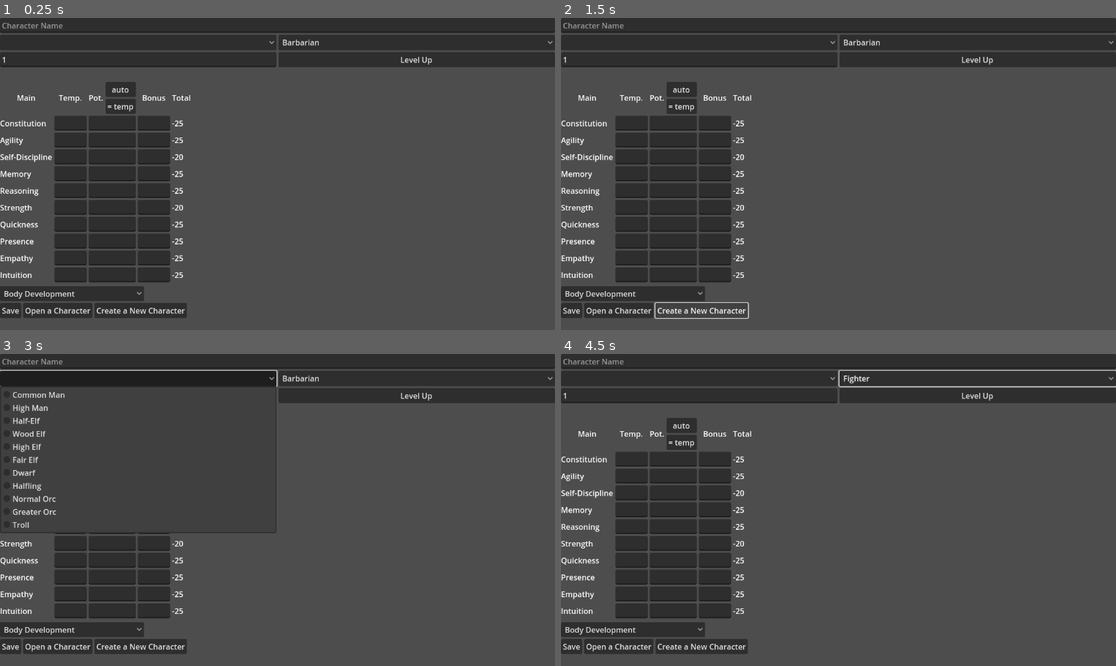
Above: before the commit, frames 1-4 (two rows, left to right).
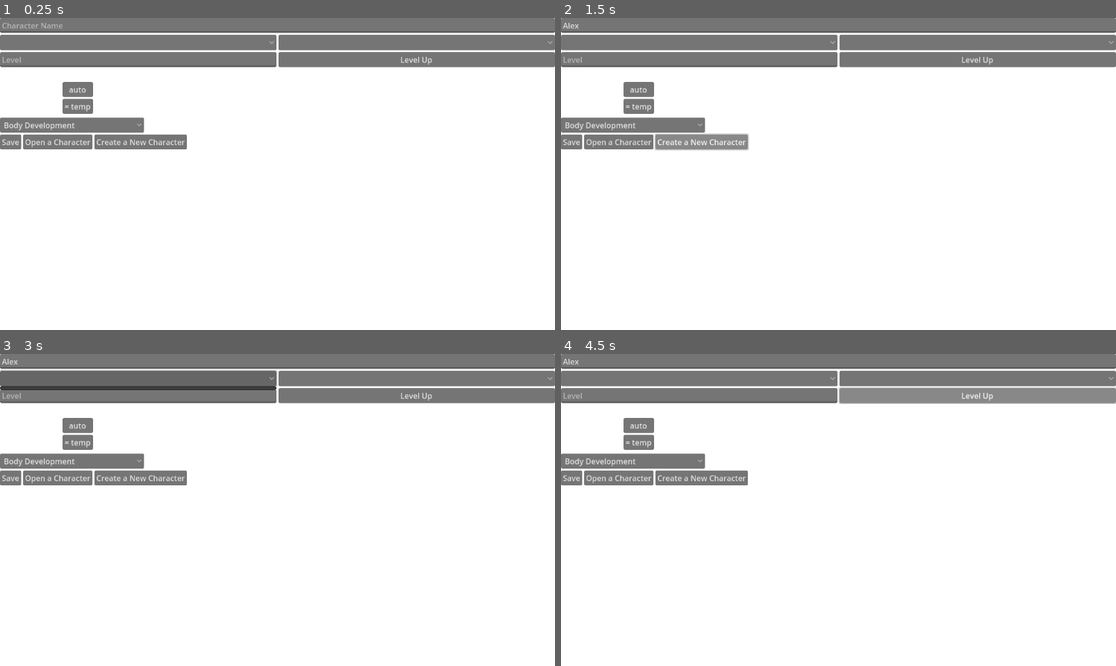
Above: after the commit, the same moments.

Repository: the-alex-g/RMCalculator
Game: Godot game, scene res://main/main.tscn
The game is run twice, just before and just after one commit, with the same random seed, the same clock (stepped at 60 frames per second) and the same inputs.
Inputs (mouse positions are in pixels of both pictures, inside the frame that each line leads up to):
- Up to frame 1 (0.25 s): no input
- Up to frame 2 (1.5 s): click (838, 24) at 0.52 s; type "Alex" at 0.6 s; click "Create a New Character" at 1.25 s
- Up to frame 3 (3 s): click "Create a New Character" at 2 s; click (138, 378) at 2.75 s
- Up to frame 4 (4.5 s): click (977, 378) at 3.5 s; click "Level Up" at 4.25 s

The runs differ from the first frame. In frame 1, 100% of the frame differs, in the area x 0-100%, y 0-100%; in frame 2, 100%; in frame 3, 99%; in frame 4, 100%.
Error after the commit: Parse Error: Could not find type "Hits" in the current scope. (res://main/main.gd:25)

Commit message:
Add good things

Diff:
--- a/project/characters/nuquerna.cfg
+++ b/project/characters/nuquerna.cfg
@@ -57,6 +57,15 @@
 level=22
 class="Scholar"
 
+[languages]
+
+"Westron"=Vector2i(8,9)
+"Numenorean"=Vector2i(8,9)
+"Quenya"=Vector2i(3,7)
+"Sindarin"=Vector2i(8,9)
+"Deep Hobbit"=Vector2i(3,5)
+"Dwarvish"=Vector2i(2,2)
+
 [skills]
 
 "Stone Crafts"={
--- a/project/main/main.gd
+++ b/project/main/main.gd
@@ -22,6 +22,7 @@
 @onready var _log_label : Label = $VBoxContainer/CharacterOptions/LogLabel
 @onready var _level_field : LineEdit = $VBoxContainer/CharacterOptions/Level
 @onready var _level_up_button : Button = $VBoxContainer/CharacterOptions/LevelUpButton
+@onready var _hits : Hits = $VBoxContainer/Hits
 
 
 func _ready() -> void:
@@ -184,3 +185,7 @@
 
 func _on_skill_container_dev_points_updated(new_dev_points: int) -> void:
 	_dev_point_label.text = "Dev Points: %d" % [new_dev_points]
+
+
+func _on_skill_container_body_dev_upgraded(new_rank: int, bonus: int) -> void:
+	_hits.upgrade(new_rank, bonus)
--- a/project/main/main.tscn
+++ b/project/main/main.tscn
@@ -1,7 +1,8 @@
-[gd_scene load_steps=4 format=3 uid="uid://ow1w02rwdu84"]
+[gd_scene load_steps=5 format=3 uid="uid://ow1w02rwdu84"]
 
 [ext_resource type="Script" path="res://main/main.gd" id="1_3b87w"]
 [ext_resource type="PackedScene" uid="uid://bqubu18xo2tn7" path="res://stat_field/stat_field.tscn" id="1_nyn8g"]
+[ext_resource type="PackedScene" uid="uid://dnt4dwboaj4p6" path="res://hits.tscn" id="3_7kav7"]
 [ext_resource type="PackedScene" uid="uid://bvqc8fn7bmm6k" path="res://skills/skill_container.tscn" id="3_rcuqh"]
 
 [node name="Main" type="ScrollContainer"]
@@ -53,6 +54,9 @@
 [node name="StatField" parent="VBoxContainer" instance=ExtResource("1_nyn8g")]
 layout_mode = 2
 
+[node name="Hits" parent="VBoxContainer" instance=ExtResource("3_7kav7")]
+layout_mode = 2
+
 [node name="SkillContainer" parent="VBoxContainer" instance=ExtResource("3_rcuqh")]
 layout_mode = 2
 
@@ -80,6 +84,7 @@
 [connection signal="text_changed" from="VBoxContainer/CharacterOptions/Level" to="." method="_on_level_text_changed"]
 [connection signal="pressed" from="VBoxContainer/CharacterOptions/LevelUpButton" to="." method="_on_level_up_button_pressed"]
 [connection signal="bonuses_changed" from="VBoxContainer/StatField" to="." method="_on_stat_field_bonuses_changed"]
+[connection signal="body_dev_upgraded" from="VBoxContainer/SkillContainer" to="." method="_on_skill_container_body_dev_upgraded"]
 [connection signal="dev_points_updated" from="VBoxContainer/SkillContainer" to="." method="_on_skill_container_dev_points_updated"]
 [connection signal="pressed" from="VBoxContainer/EditOptions/SaveButton" to="." method="_on_save_button_pressed"]
 [connection signal="pressed" from="VBoxContainer/EditOptions/OpenButton" to="." method="_on_open_button_pressed"]
--- a/project/output/print.gd
+++ b/project/output/print.gd
@@ -12,6 +12,8 @@
 	SkillContainer.SD:"Self-Discipline",
 	SkillContainer.CO:"Constitution"
 }
+
+@onready var _skill_bonus_container : CompoundHeading = $VBoxContainer/HBoxContainer2/Bonuses
 
 
 func _ready() -> void:
@@ -65,69 +67,51 @@
 		for skill_name in file.get_section_keys("skills"):
 			var skill_dict : Dictionary = file.get_value("skills", skill_name, {})
 			var skill : SkillContainer.Skill = SkillContainer.skill_dict[skill_name]
-			var boxes : Array[HBoxContainer] = [HBoxContainer.new(), HBoxContainer.new(), HBoxContainer.new()]
-			for box in boxes:
-				$VBoxContainer/HBoxContainer2/Ranks.add_element(box)
-			for i in skill_dict.rank:
-				var tick := TextureRect.new()
-				tick.custom_minimum_size = Vector2(0, 23)
-				tick.texture = preload("res://skills/tick_mark.png")
-				tick.modulate = Color.BLACK
-				if i % 5 == 4:
-					tick.custom_minimum_size = Vector2(32, 0)
-					tick.size_flags_horizontal = Control.SIZE_SHRINK_END
-					tick.size_flags_vertical = Control.SIZE_SHRINK_CENTER
-					tick.stretch_mode = TextureRect.STRETCH_KEEP
-				else:
-					tick.stretch_mode = TextureRect.STRETCH_KEEP_CENTERED
-				if i < 10:
-					boxes[0].add_child(tick)
-				elif i < 20:
-					boxes[1].add_child(tick)
-				else:
-					boxes[2].add_child(tick)
-			var label := Label.new()
-			label.text = skill_name
-			$VBoxContainer/HBoxContainer2/GridContainer.add_child(label)
 
-			label = Label.new()
-			label.text = skill_dict.cost
-			$VBoxContainer/HBoxContainer2/GridContainer.add_child(label)
+			$VBoxContainer/HBoxContainer2/GridContainer.add_child(_get_label(skill_name))
 
-			label = Label.new()
 			var rank_bonus := SkillEntry.get_rank_bonus(skill_dict.rank)
-			label.text = str(rank_bonus)
-			$VBoxContainer/HBoxContainer2/Bonuses.add_element(label)
+			_skill_bonus_container.add_element(_get_label(str(rank_bonus)))
 
-			label = Label.new()
 			var stat_bonus := 0
 			for stat in skill.stats:
 				stat_bonus += stat_bonuses[STAT_NAMES[stat]]
 			stat_bonus /= skill.stats.size()
-			label.text = str(floor(stat_bonus))
-			$VBoxContainer/HBoxContainer2/Bonuses.add_element(label)
+			_skill_bonus_container.add_element(_get_label(str(floor(stat_bonus))))
 
-			label = Label.new()
+			var label := Label.new()
 			label.text = ""
 			var level_bonus := 0
 			if skill.category in SkillContainer.CLASS_LEVEL_BONUSES[rm_class]:
 				level_bonus = SkillContainer.CLASS_LEVEL_BONUSES[rm_class][skill.category] * level
 				label.text = str(level_bonus)
-			$VBoxContainer/HBoxContainer2/Bonuses.add_element(label)
+			_skill_bonus_container.add_element(label)
+			_skill_bonus_container.add_element(_get_label(
+				str(skill_dict.item_bonus) if skill_dict.item_bonus != 0 else ""
+			))
+			_skill_bonus_container.add_element(_get_label(
+				str(skill_dict.misc_bonus) if skill_dict.misc_bonus != 0 else ""
+			))
+			_skill_bonus_container.add_element(Control.new())
+			_skill_bonus_container.add_element(_get_label(
+				str(skill_dict.item_bonus + skill_dict.misc_bonus + level_bonus + stat_bonus + rank_bonus)
+			))
 
-			label = Label.new()
-			label.text = str(skill_dict.item_bonus) if skill_dict.item_bonus != 0 else ""
-			$VBoxContainer/HBoxContainer2/Bonuses.add_element(label)
+	if file.has_section("languages"):
+		for language in file.get_section_keys("languages"):
+			$VBoxContainer/HBoxContainer/Languages.add_child(_get_label(language.capitalize()))
 
-			label = Label.new()
-			label.text = str(skill_dict.misc_bonus) if skill_dict.misc_bonus != 0 else ""
-			$VBoxContainer/HBoxContainer2/Bonuses.add_element(label)
+			var ranks : Vector2i = file.get_value("languages", language, Vector2i.ZERO)
+			for rank in [ranks.x, ranks.y]:
+				var label := _get_label(str(rank))
+				label.horizontal_alignment = HORIZONTAL_ALIGNMENT_CENTER
+				$VBoxContainer/HBoxContainer/CompoundHeading.add_element(label)
 
-			$VBoxContainer/HBoxContainer2/Bonuses.add_element(Control.new())
 
-			label = Label.new()
-			label.text = str(skill_dict.item_bonus + skill_dict.misc_bonus + level_bonus + stat_bonus + rank_bonus)
-			$VBoxContainer/HBoxContainer2/Bonuses.add_element(label)
+func _get_label(text: String) -> Label:
+	var label := Label.new()
+	label.text = text
+	return label
 
 
 func _get_abbr(stat: String) -> String:
--- a/project/output/print.tscn
+++ b/project/output/print.tscn
@@ -1,7 +1,11 @@
-[gd_scene load_steps=3 format=3 uid="uid://dbrodt8pnxnyg"]
+[gd_scene load_steps=4 format=3 uid="uid://dbrodt8pnxnyg"]
 
 [ext_resource type="Script" path="res://output/compound_cell.gd" id="1_5gs3u"]
 [ext_resource type="Script" path="res://output/print.gd" id="1_8ihut"]
+
+[sub_resource type="Theme" id="Theme_6l0k2"]
+default_font_size = 8
+Label/colors/font_color = Color(0, 0, 0, 1)
 
 [node name="Print" type="ScrollContainer"]
 anchors_preset = 15
@@ -9,6 +13,7 @@
 anchor_bottom = 1.0
 grow_horizontal = 2
 grow_vertical = 2
+theme = SubResource("Theme_6l0k2")
 script = ExtResource("1_8ihut")
 
 [node name="VBoxContainer" type="VBoxContainer" parent="."]
@@ -103,15 +108,18 @@
 custom_minimum_size = Vector2(10, 0)
 layout_mode = 2
 
-[node name="Languages" type="GridContainer" parent="VBoxContainer/HBoxContainer"]
+[node name="Languages" type="VBoxContainer" parent="VBoxContainer/HBoxContainer"]
 layout_mode = 2
-columns = 2
 
 [node name="Label" type="Label" parent="VBoxContainer/HBoxContainer/Languages"]
 layout_mode = 2
 text = "Languages"
 
-[node name="CompoundHeading" type="VBoxContainer" parent="VBoxContainer/HBoxContainer/Languages"]
+[node name="Control" type="Control" parent="VBoxContainer/HBoxContainer/Languages"]
+custom_minimum_size = Vector2(0, 24)
+layout_mode = 2
+
+[node name="CompoundHeading" type="VBoxContainer" parent="VBoxContainer/HBoxContainer"]
 layout_mode = 2
 script = ExtResource("1_5gs3u")
 title = "RANK"
@@ -124,31 +132,16 @@
 [node name="HBoxContainer2" type="HBoxContainer" parent="VBoxContainer"]
 layout_mode = 2
 
-[node name="GridContainer" type="GridContainer" parent="VBoxContainer/HBoxContainer2"]
+[node name="GridContainer" type="VBoxContainer" parent="VBoxContainer/HBoxContainer2"]
 layout_mode = 2
-columns = 2
 
 [node name="Label" type="Label" parent="VBoxContainer/HBoxContainer2/GridContainer"]
 layout_mode = 2
 text = "Skill/Capability"
 vertical_alignment = 2
 
-[node name="Label2" type="Label" parent="VBoxContainer/HBoxContainer2/GridContainer"]
-layout_mode = 2
-text = "Cost"
-vertical_alignment = 2
-
 [node name="Control" type="Label" parent="VBoxContainer/HBoxContainer2/GridContainer"]
 layout_mode = 2
-
-[node name="Control2" type="Label" parent="VBoxContainer/HBoxContainer2/GridContainer"]
-layout_mode = 2
-
-[node name="Ranks" type="VBoxContainer" parent="VBoxContainer/HBoxContainer2"]
-layout_mode = 2
-script = ExtResource("1_5gs3u")
-title = "SKILL RANKS"
-sections = Array[String](["5/Rank", "2/Rank", "1/Rank"])
 
 [node name="Bonuses" type="VBoxContainer" parent="VBoxContainer/HBoxContainer2"]
 layout_mode = 2
--- a/project/project.godot
+++ b/project/project.godot
@@ -37,3 +37,4 @@
 
 renderer/rendering_method="gl_compatibility"
 renderer/rendering_method.mobile="gl_compatibility"
+environment/defaults/default_clear_color=Color(1, 1, 1, 1)
--- a/project/skills/skill_container.gd
+++ b/project/skills/skill_container.gd
@@ -2,6 +2,7 @@
 extends VBoxContainer
 
 signal dev_points_updated(new_dev_points: int)
+signal body_dev_upgraded(new_rank: int, bonus: int)
 signal new_level_started
 signal level_finished
 
@@ -475,6 +476,9 @@
 	Skill.new("Appraisal", [RE, SD], "General"),
 	Skill.new("Armor Evaluation", [IN, RE], "General"),
 	Skill.new("Cookery", [RE, AG], "General"),
+	Skill.new("Crafting: Book Maker", [AG, SD], "General"),
+	Skill.new("Crafting: Calligraphy", [AG, SD], "General"),
+	Skill.new("Crafting: Scribe", [AG, SD], "General"),
 	Skill.new("Crafting", [AG, SD], "General"),
 	Skill.new("Fletching", [AG, SD], "General"),
 	Skill.new("Gimmickry", [IN, RE], "General"),
@@ -648,6 +652,8 @@
 	_dev_points -= cost
 	await get_tree().process_frame
 	_calculate_bonus(skill_field)
+	if skill_field.skill.skill_name == "Body Dev.":
+		body_dev_upgraded.emit(skill_field.get_rank(), skill_field.total_bonus)
 
 
 func _calculate_bonus(skill_field: SkillEntry) -> void:
--- a/project/skills/skill_entry.gd
+++ b/project/skills/skill_entry.gd
@@ -8,18 +8,18 @@
 var skill : SkillContainer.Skill
 var _item_bonus := 0 :
 	set(value):
-		_total_bonus -= _item_bonus
+		total_bonus -= _item_bonus
 		_item_bonus = value
-		_total_bonus += _item_bonus
+		total_bonus += _item_bonus
 var _misc_bonus := 0 :
 	set(value):
-		_total_bonus -= _misc_bonus
+		total_bonus -= _misc_bonus
 		_misc_bonus = value
-		_total_bonus += _misc_bonus
-var _total_bonus := 0 :
+		total_bonus += _misc_bonus
+var total_bonus := 0 :
 	set(value):
-		_total_bonus = value
-		_bonus_label.text = "%s%d" % ["" if _total_bonus < 0 else "+", _total_bonus]
+		total_bonus = value
+		_bonus_label.text = "%s%d" % ["" if total_bonus < 0 else "+", total_bonus]
 var levels := 0
 var _dev_points := 0 :
 	set(value):
@@ -81,7 +81,7 @@
 	if skill.category in class_bonuses:
 		bonus += class_bonuses[skill.category] * level
 	bonus += stat_bonus + _misc_bonus + _item_bonus
-	_total_bonus = bonus
+	total_bonus = bonus
 
 
 static func get_rank_bonus(rank: int) -> int:
